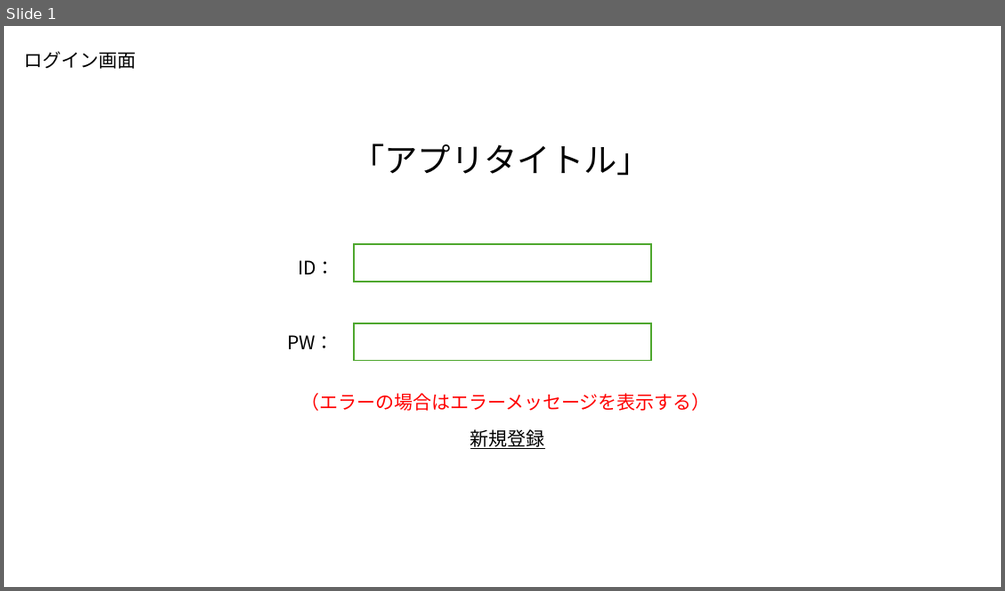
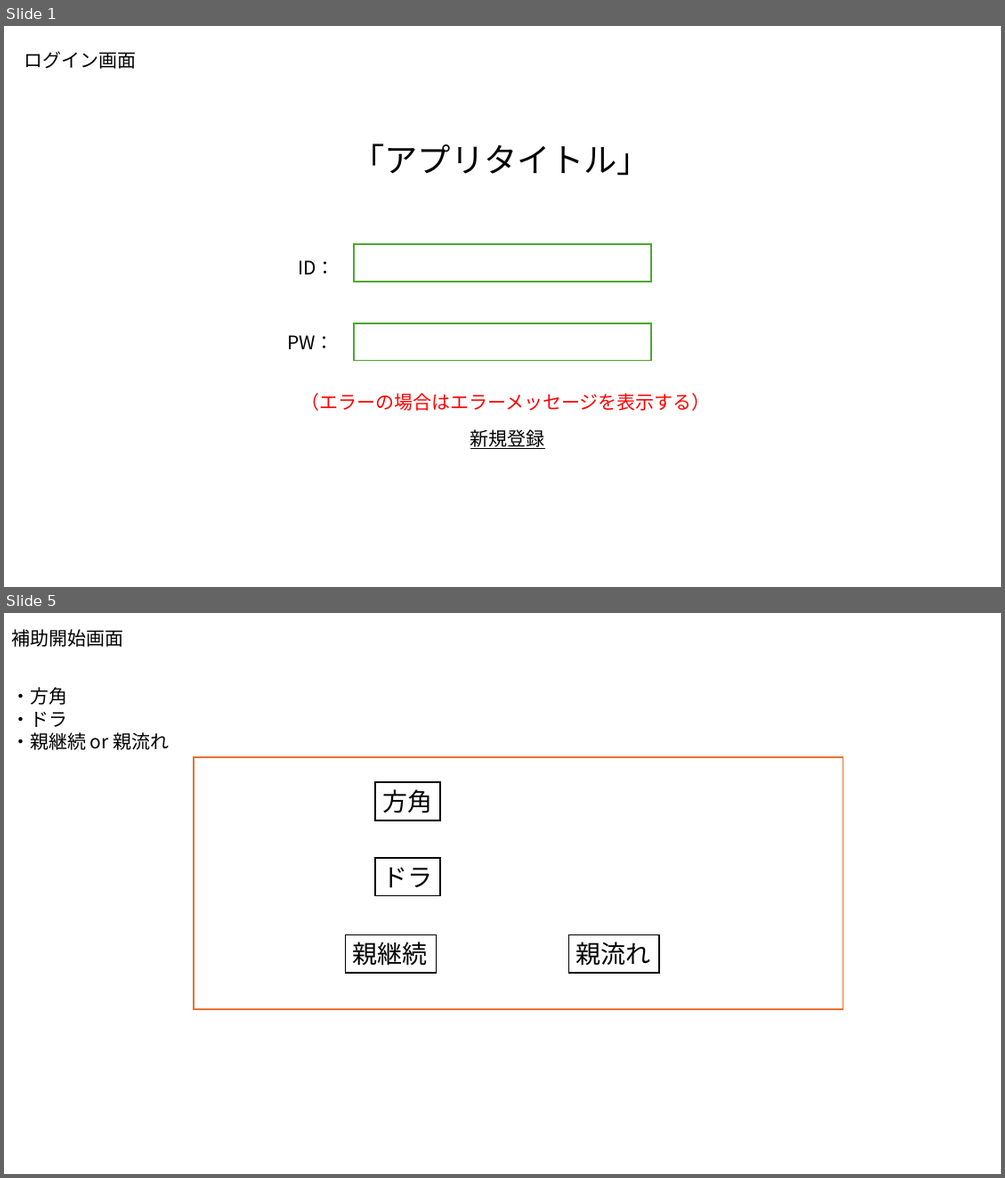
Before and after one commit to plusdojo2024/B5, a slide deck: doc/02_外部設計/外部設計_麻雀アプリ.pptx. Shown one above the other, each under a label of ours: slide 1 before the commit, slides 1 and 5 after it; the slides between them are not shown. The pictures are 1005x591 and 1005x1178 pixels, drawn with LibreOffice and Linux fonts; fonts in the diff are those of the drawing. Boxes give left, top, right and bottom in pixels: in the first picture for what was removed or moved away, otherwise in the second. Text is boxed around its words. In the diff, an @@ line names an element or a change of style, - is before the commit and + after.

```diff
--- a/doc/02_外部設計/外部設計_麻雀アプリ.pptx
+++ b/doc/02_外部設計/外部設計_麻雀アプリ.pptx
@@ slide 5 added at [4,613,1001,1174], background #FFFFFF @@
@@ text added at [11,629,123,647], 18 pt, text #000000 @@
+補助開始画面
@@ text added at [11,687,170,750], 18 pt, text #000000 @@
+・方角
+・ドラ
+・親継続 or 親流れ
@@ rectangle added at [194,756,843,1009], fill #FFFFFF, outline #E97132 1.5 pt @@
@@ rectangle added at [375,783,441,820], fill #FFFFFF, outline #000000 1.5 pt, 24 pt, text #000000 @@
+方角
@@ rectangle added at [375,859,441,896], fill #FFFFFF, outline #000000 1.5 pt, 24 pt, text #000000 @@
+ドラ
@@ rectangle added at [346,934,437,972], fill #FFFFFF, outline #000000 1.5 pt, 24 pt, text #000000 @@
+親継続
@@ rectangle added at [568,934,659,972], fill #FFFFFF, outline #000000 1.5 pt, 24 pt, text #000000 @@
+親流れ
```
Also in this commit, not shown: 3 slides changed, 16 other slides added.
